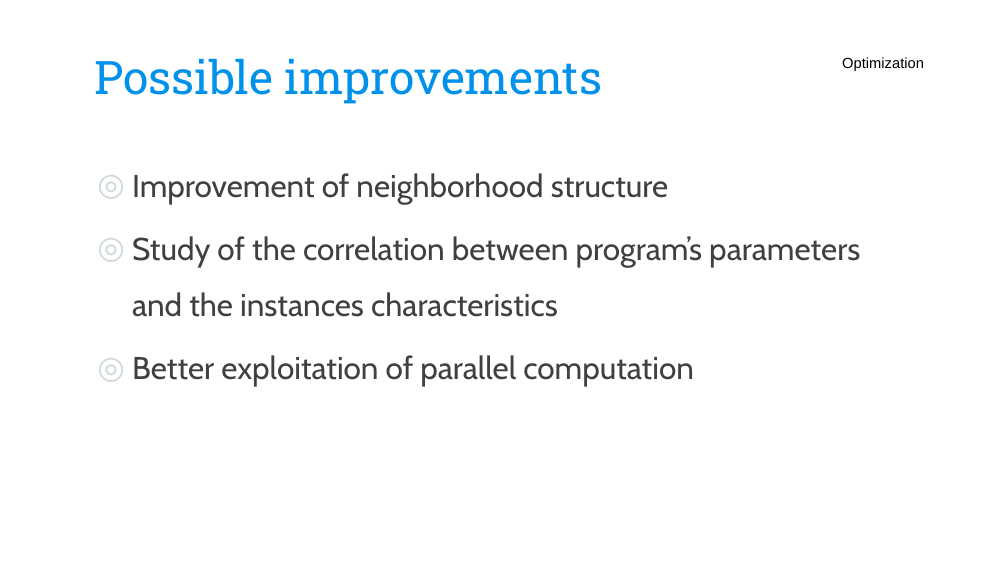
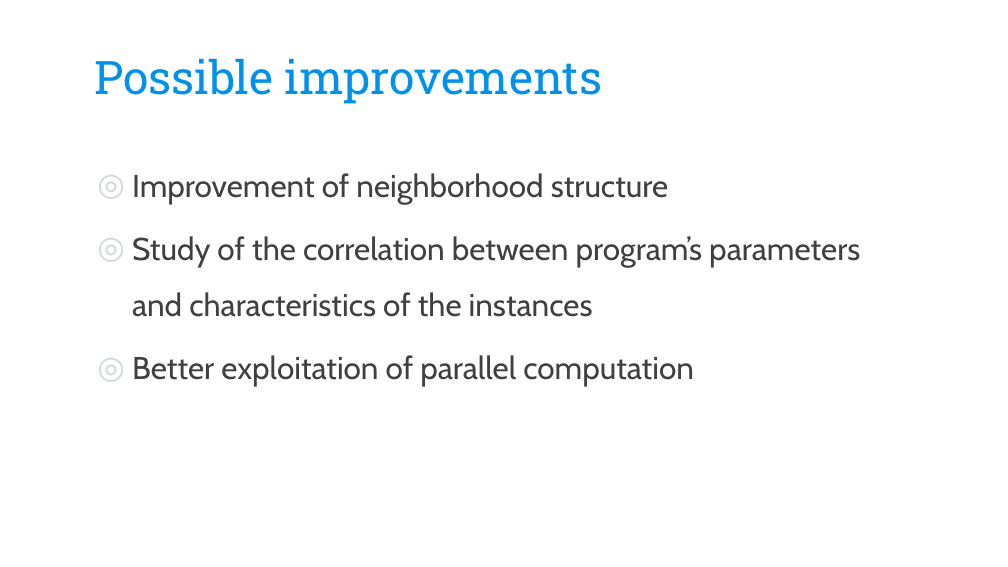
Before and after one commit to CarolinaBianchi/ETPsolver, a slide deck: slide 41 of Optimization/doc/ETPslides_OMAAL_group11.pptx (slide 33 before the commit). Drawn at 1008x567 pixels with LibreOffice and Linux fonts; fonts in the diff are those of the drawing; background and template pictures are left out. Boxes give left, top, right and bottom in pixels: in the first picture for what was removed or moved away, otherwise in the second. Text is boxed around its words. In the diff, an @@ line names an element or a change of style, - is before the commit and + after.

Commit message:
Added slides draft

```diff
--- a/Optimization/doc/ETPslides_OMAAL_group11.pptx
+++ b/Optimization/doc/ETPslides_OMAAL_group11.pptx
@@ text removed at [842,57,924,71] @@
-Optimization
@@ text at [132,236,860,317]: text changed @@
-◎ Study of the correlation between program’s parameters and the instances characteristics
+◎ Study of the correlation between program’s parameters and characteristics of the instances
```
Also in this commit, not shown: 15 other slides changed, 12 slides added, 4 slides removed.
